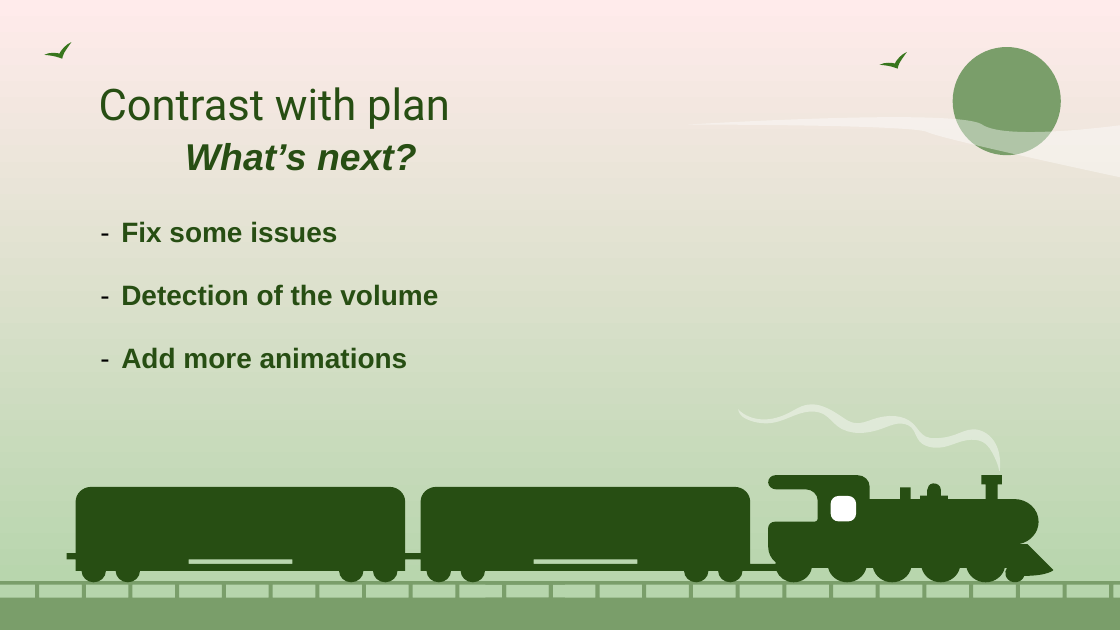
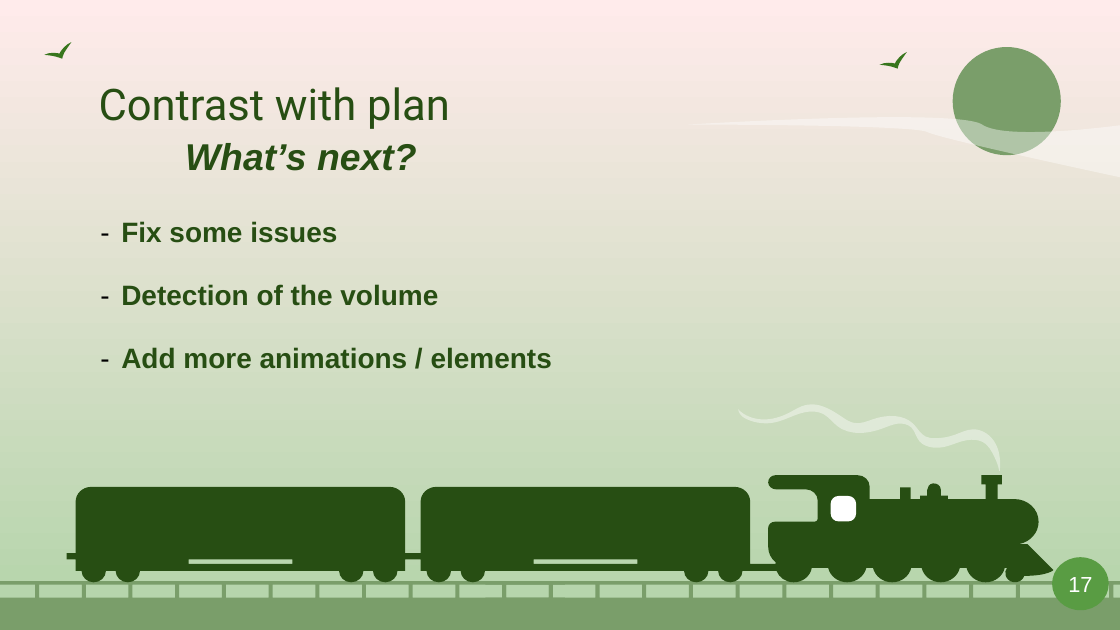
Before and after one commit to Smoother19/MusicAnimation, a slide deck: slide 19 of docs/presentation/PresAlpha.pptx. Drawn at 1120x630 pixels with LibreOffice and Linux fonts; fonts in the diff are those of the drawing. Boxes give left, top, right and bottom in pixels: in the first picture for what was removed or moved away, otherwise in the second. Text is boxed around its words. In the diff, an @@ line names an element or a change of style, - is before the commit and + after.

```diff
--- a/docs/presentation/PresAlpha.pptx
+++ b/docs/presentation/PresAlpha.pptx
@@ table at (x1=90, y1=206, x2=879, y2=630) @@
-row 1, column 1: Fix some issues / Detection of the volume / Add more animations
+row 1, column 1: Fix some issues / Detection of the volume / Add more animations / elements
@@ freeform shape added at (x1=1052, y1=558, x2=1109, y2=610), fill #599C43, 14 pt, text #FFFFFF @@
+17
```
Also in this commit, not shown: 20 other slides changed.
